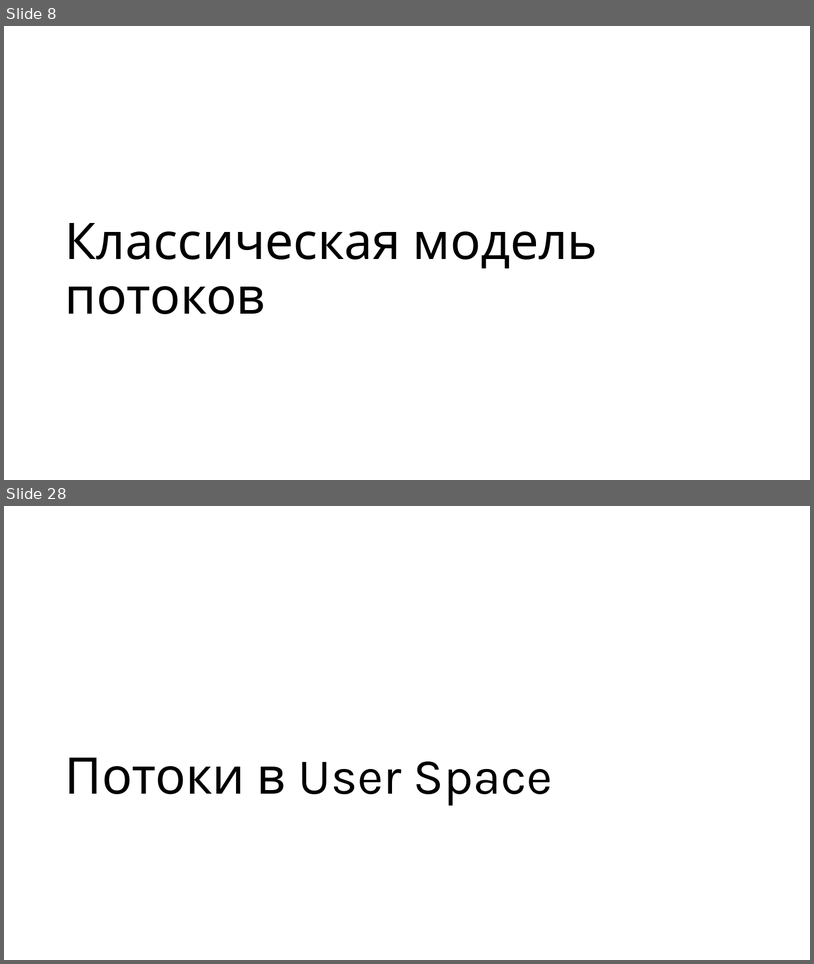
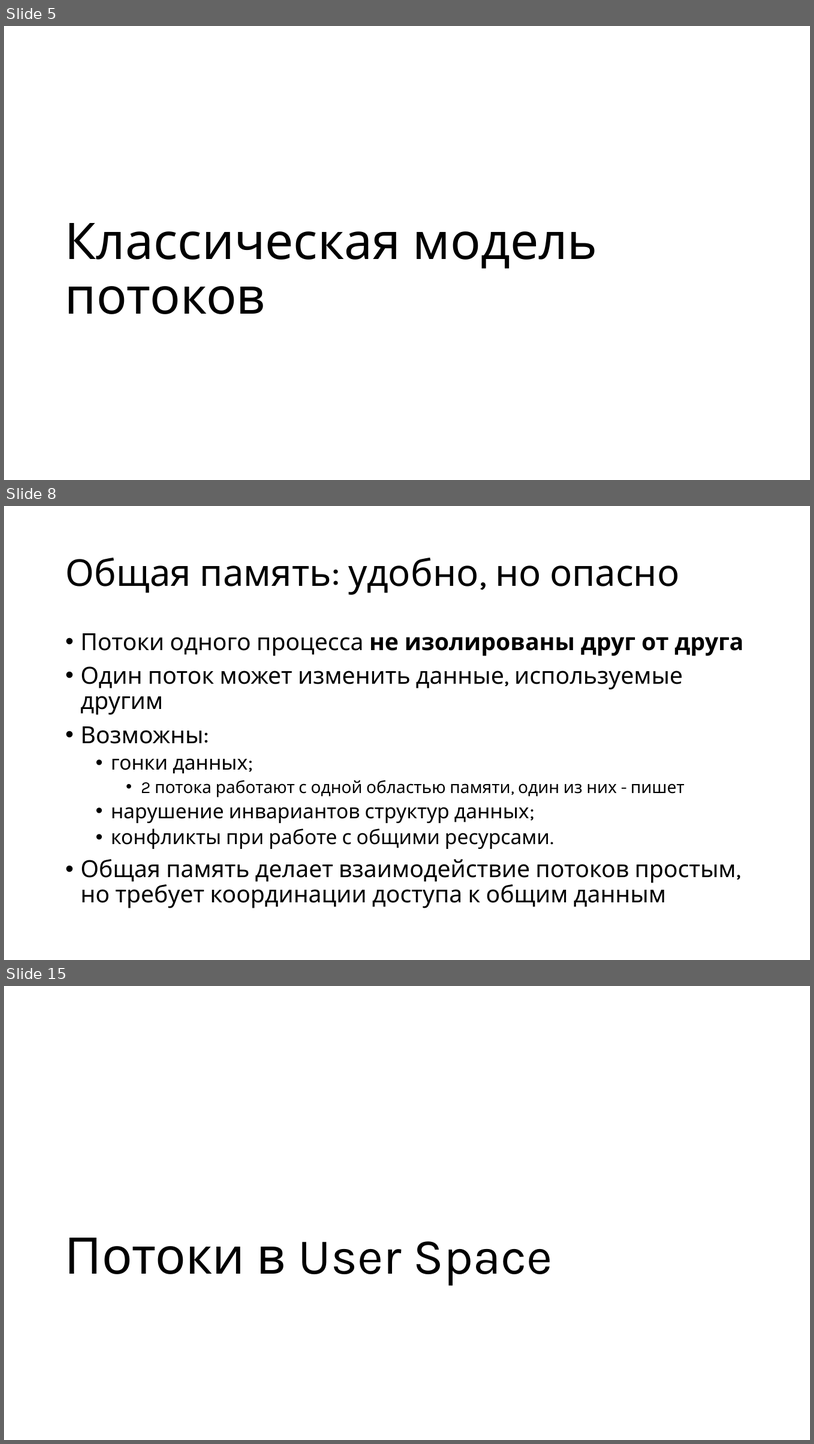
Before and after one commit to alexey-malov/os-course, a slide deck: lectures/04/Потоки.pptx. Shown one above the other, each under a label of ours: slides 8 and 28 before the commit, slides 5, 8 and 15 after it; the slides between them are not shown. The pictures are 814x964 and 814x1444 pixels, drawn with LibreOffice and Linux fonts; fonts in the diff are those of the drawing. Boxes give left, top, right and bottom in pixels: in the first picture for what was removed or moved away, otherwise in the second. Text is boxed around its words. In the diff, an @@ line names an element or a change of style, - is before the commit and + after.

Commit message:
обновил лекцию по теме "Потоки"

```diff
--- a/lectures/04/Потоки.pptx
+++ b/lectures/04/Потоки.pptx
@@ slide 8 added at (4, 506, 810, 960), background #FFFFFF @@
@@ title added at (65, 558, 680, 595), 44 pt, text #000000 @@
+Общая память: удобно, но опасно
@@ text added at (81, 633, 744, 908), 28 pt, text #000000 @@
+• Потоки одного процесса не изолированы друг от друга
+• Один поток может изменить данные, используемые другим
+• Возможны:
+  • гонки данных;
+    • 2 потока работают с одной областью памяти, один из них - пишет
+  • нарушение инвариантов структур данных;
+  • конфликты при работе с общими ресурсами.
+• Общая память делает взаимодействие потоков простым, но требует координации доступа к общим данным
@@ what was slide 8 is now slide 5 @@
@@ what was slide 28 is now slide 15 @@
```
Also in this commit, not shown: 5 slides changed, 27 other slides added, 46 slides removed.
